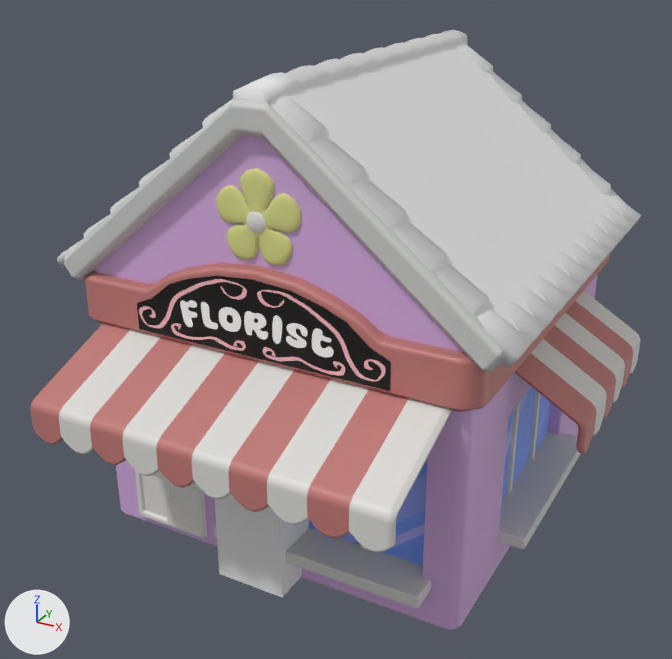
What one commit did to the FBX model Assets/_Meshes/Environment/Buildings/Florist.fbx.
Camera for both pictures: a 50 mm camera at (5.82, -8.71, 8.04) aimed at (0.01, 1.85, 2.76). Lighting does not change. The marker at lower left points along +X, +Y and +Z. Where no turn or scale is listed for an object, it has been applied to the vertices.

In view in the first picture: 'Cube.340', 'Door.003', 'Florist.001', 'Roof', 'Roof.001', 'Sign'.
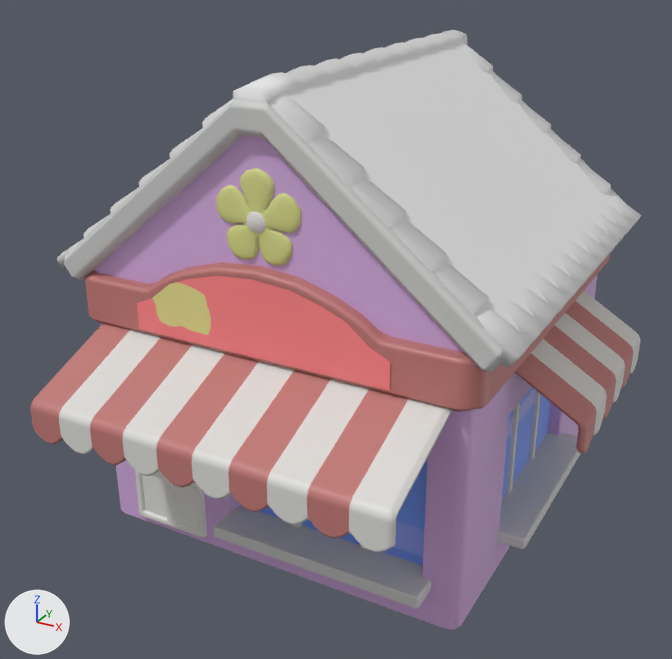
Boxes [x1, y1, x2, y2] around the edits, measured in the pictures (672 x 659 px):
'Sign', surface changed
    both: [137, 276, 390, 391]
'Cube.340', deleted
    before: [215, 494, 309, 597]

The edits, one by one:
Picture 'Door_New_AlbedoTransparency.png' (img_door_new_albedotransparency_png) is new.
Material 'FloristSign' (mat_floristsign) changes its picture from img_floristsign_png to img_door_new_albedotransparency_png.
Object 'Cube.340' (ob_cube_340) is deleted.
